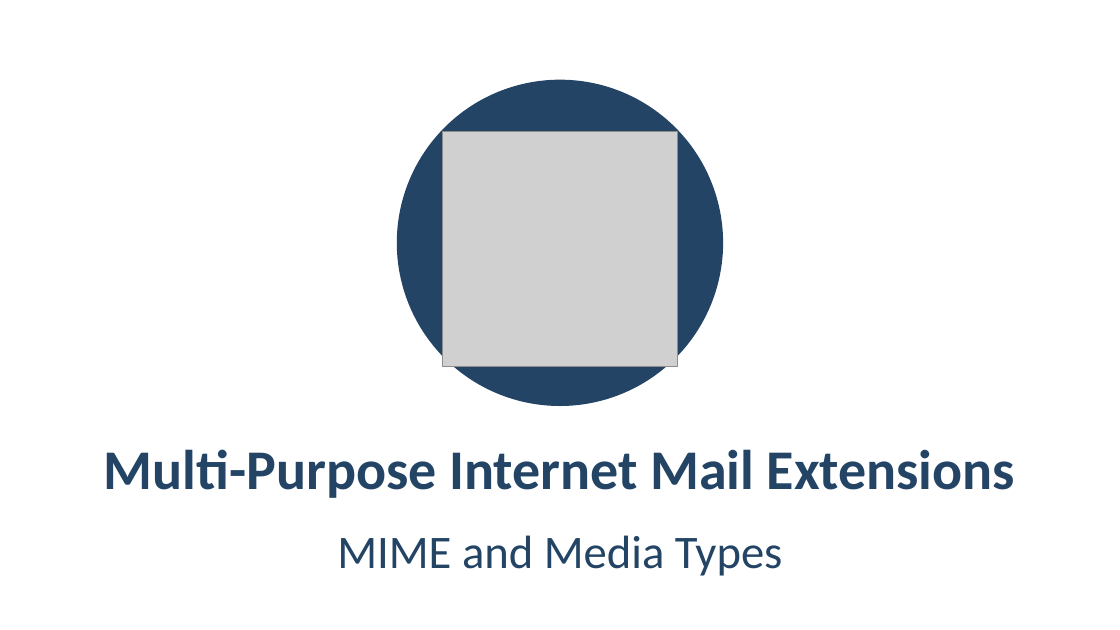
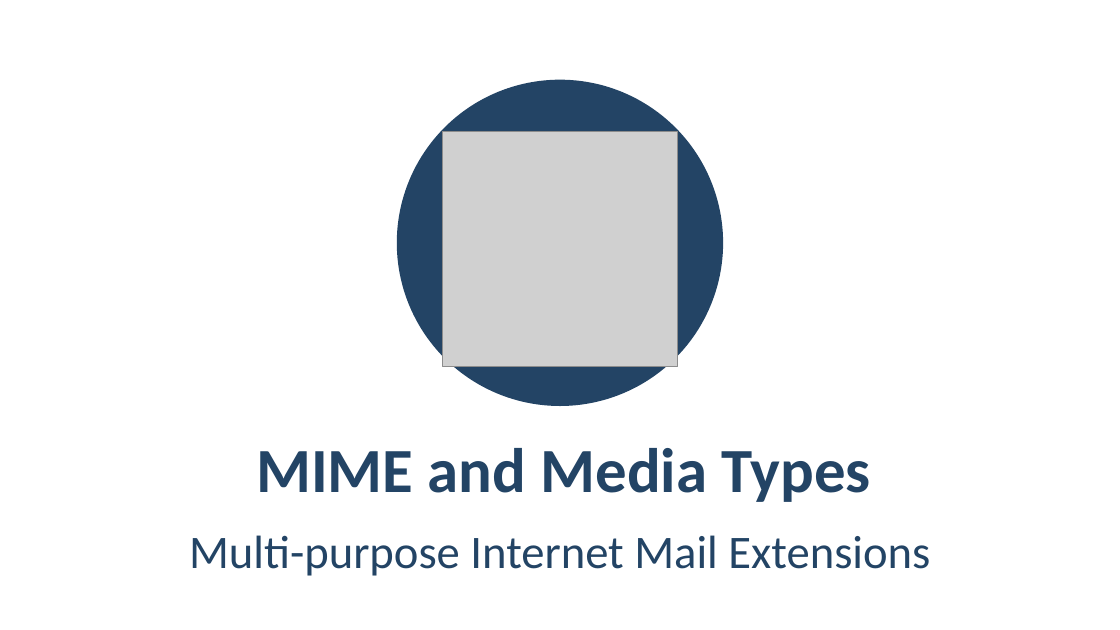
Before and after one commit to PhilShishov/Software-University, a slide deck: slide 34 of C# Web Basics/Presentations/01. CSharp-Web-Basics-Server-HTTP.pptx (slide 25 before the commit). Drawn at 1120x630 pixels with LibreOffice and Linux fonts; fonts in the diff are those of the drawing; grey boxes stand for pictures; background and template pictures are left out. Boxes give left, top, right and bottom in pixels: in the first picture for what was removed or moved away, otherwise in the second. Text is boxed around its words. In the diff, an @@ line names an element or a change of style, - is before the commit and + after.

```diff
--- a/C# Web Basics/Presentations/01. CSharp-Web-Basics-Server-HTTP.pptx
+++ b/C# Web Basics/Presentations/01. CSharp-Web-Basics-Server-HTTP.pptx
@@ title "MIME and Media Types" moved from (x1=337, y1=535, x2=783, y2=576) to (x1=256, y1=448, x2=870, y2=502) @@
@@ title "MIME and Media Types" at (x1=256, y1=448, x2=870, y2=502): size 40 to 54 pt, bold on; line spacing 1.05 to 1; less space between paragraphs @@
@@ subtitle at (x1=189, y1=535, x2=930, y2=576): text changed; size 48 to 40 pt; bold off @@
-Multi-Purpose Internet Mail Extensions
+Multi-purpose Internet Mail Extensions
```
Also in this commit, not shown: 11 other slides changed, 3 other files.
